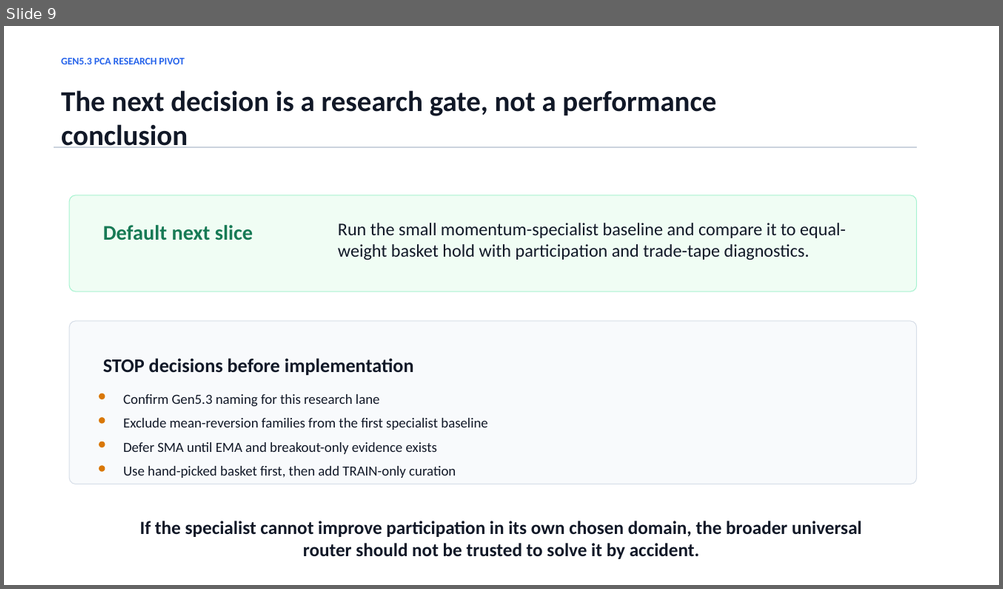
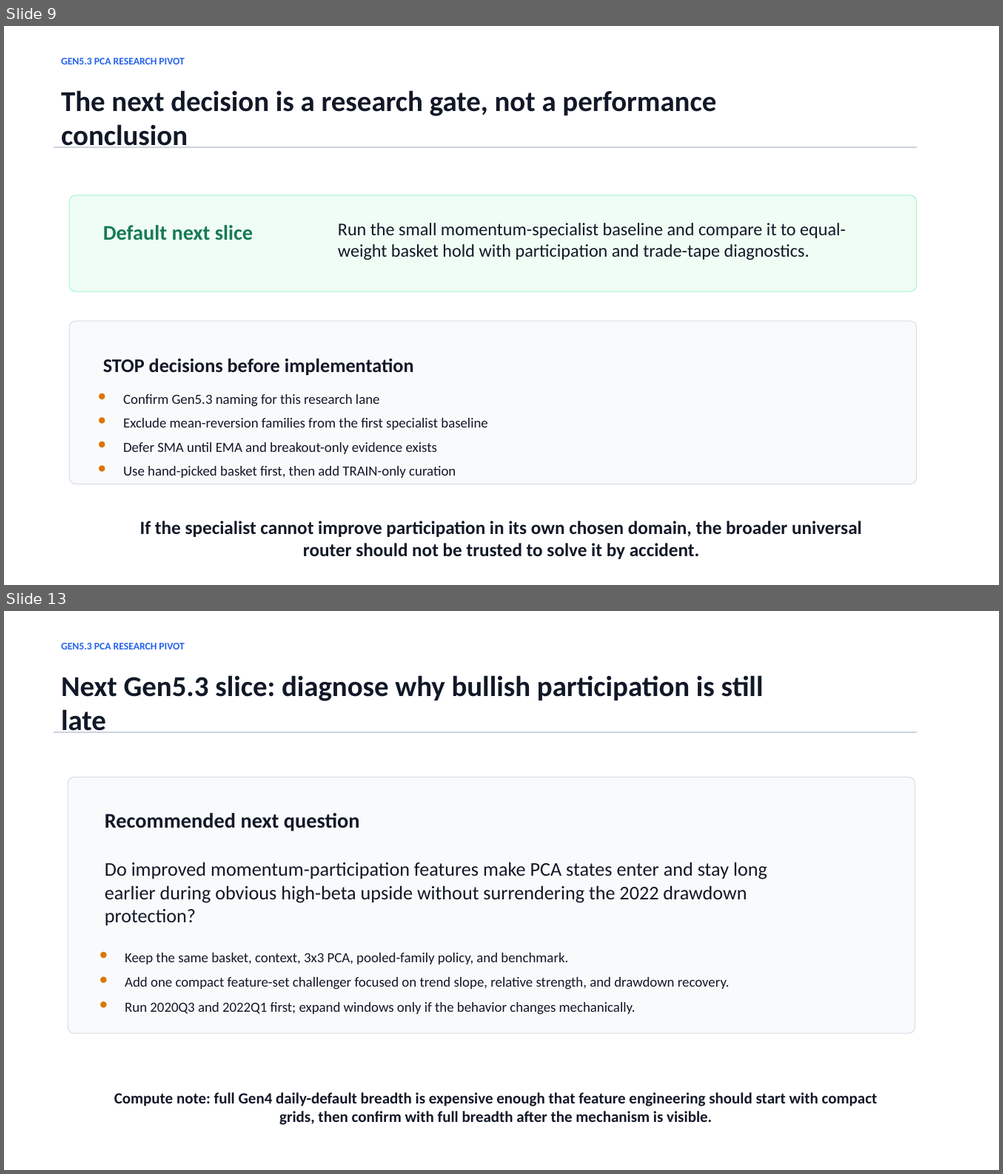
Before and after one commit to Francisc0Franc0/Time-Series-Modeling-Gen5, a slide deck: presentations/gen5_3_bull_momentum_specialist_plan.pptx. Shown one above the other, each under a label of ours: slide 9 before the commit, slides 9 and 13 after it; the slides between them are not shown. The pictures are 1003x589 and 1003x1174 pixels, drawn with LibreOffice and Linux fonts; fonts in the diff are those of the drawing. Boxes give left, top, right and bottom in pixels: in the first picture for what was removed or moved away, otherwise in the second. Text is boxed around its words. In the diff, an @@ line names an element or a change of style, - is before the commit and + after.

Commit message:
Run Gen5.3 bull momentum specialist baseline

```diff
--- a/presentations/gen5_3_bull_momentum_specialist_plan.pptx
+++ b/presentations/gen5_3_bull_momentum_specialist_plan.pptx
@@ slide 13 added at [4, 611, 999, 1170], background #FFFFFF @@
@@ text added at [61, 643, 184, 649], 9.8 pt, text #2563EB, bold @@
+GEN5.3 PCA RESEARCH PIVOT
@@ text added at [61, 675, 763, 733], 27.8 pt, text #111827, bold @@
+Next Gen5.3 slice: diagnose why bullish participation is still late
@@ rectangle added at [54, 732, 916, 732], fill #CBD3DD, outline #CBD3DD 0 pt @@
@@ rounded rectangle added at [68, 777, 914, 1034], fill #F8FAFC, outline #D7DEE8 0.75 pt @@
@@ text added at [105, 813, 360, 832], 20.2 pt, text #111827, bold @@
+Recommended next question
@@ text added at [105, 862, 767, 926], 18.8 pt, text #111827 @@
+Do improved momentum-participation features make PCA states enter and stay long earlier during obvious high-beta upside without surrendering the 2022 drawdown protection?
@@ ellipse added at [100, 952, 106, 958], fill #D97706 @@
@@ text added at [125, 953, 568, 965], 13.5 pt, text #111827 @@
+Keep the same basket, context, 3x3 PCA, pooled-family policy, and benchmark.
@@ ellipse added at [100, 977, 106, 983], fill #D97706 @@
@@ text added at [125, 977, 729, 990], 13.5 pt, text #111827 @@
+Add one compact feature-set challenger focused on trend slope, relative strength, and drawdown recovery.
@@ ellipse added at [100, 1002, 106, 1008], fill #D97706 @@
@@ text added at [125, 1002, 635, 1015], 13.5 pt, text #111827 @@
+Run 2020Q3 and 2022Q1 first; expand windows only if the behavior changes mechanically.
@@ text added at [114, 1093, 877, 1125], 15 pt, text #111827, bold @@
+Compute note: full Gen4 daily-default breadth is expensive enough that feature engineering should start with compact grids, then confirm with full breadth after the mechanism is visible.
```
Also in this commit, not shown: 3 other slides added, 5 other files.
